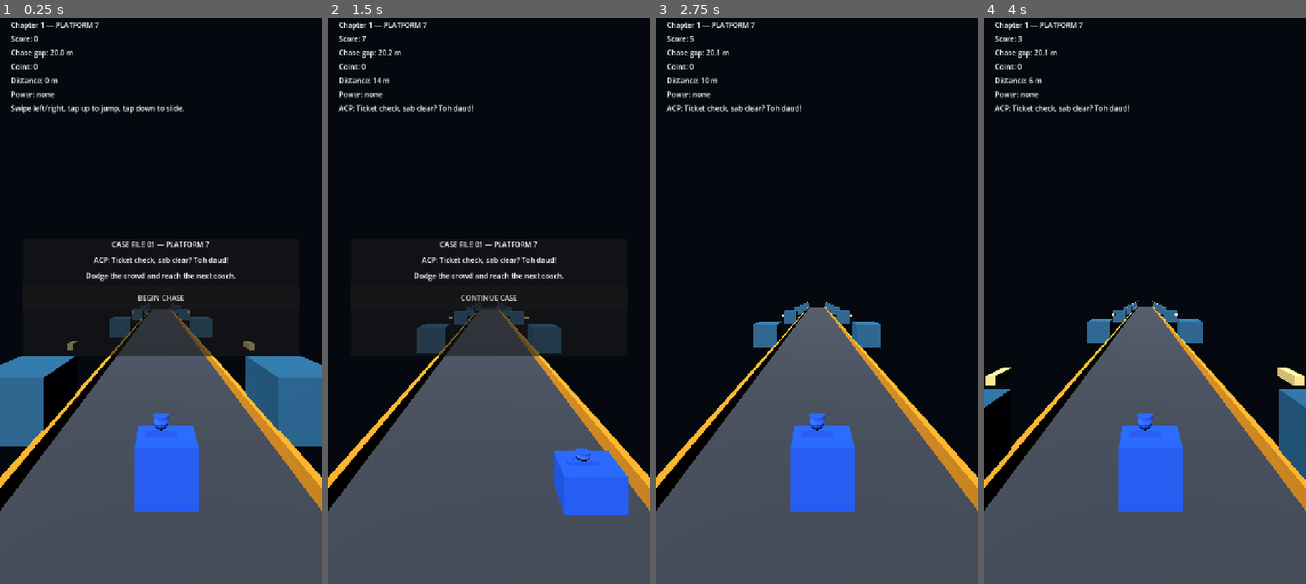
Above: before the commit, frames 1-4 (left to right).
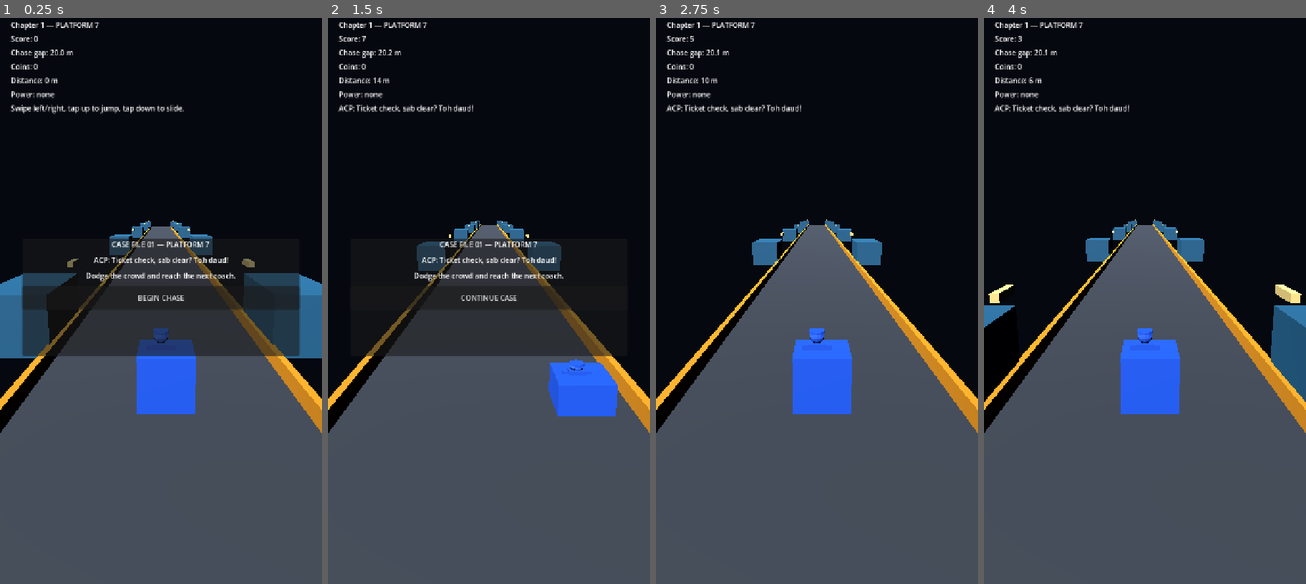
Above: after the commit, the same moments.

Repository: inzyhere/indian-subway-runner
Game: Godot game, scene res://main.tscn
Same seed, same stepped clock (60 frames per second), same inputs: the game is played once before the commit and once after it.
Inputs (mouse positions are in pixels of both pictures, inside the frame that each line leads up to):
- Up to frame 1 (0.25 s): no input
- Up to frame 2 (1.5 s): click "BEGIN CHASE" at 0.5 s; tap Enter at 1.25 s; move the mouse to (559, 267) at 1.27 s; hold Right from 1.28 s (still down); tap Shift at 1.35 s; click (559, 267) at 1.42 s
- Up to frame 3 (2.75 s): tap Space at 1.52 s; release Right at 2 s; click "CONTINUE CASE" at 2 s
- Up to frame 4 (4 s): move the mouse to (1080, 323) at 2.77 s; hold Down 2.78-3.5 s; tap Enter at 2.85 s; tap Space at 3.02 s; click "CONTINUE CASE" at 3.5 s

The runs differ from the first frame. In frame 1, 26% of the frame differs, in the area x 0-100%, y 35-88%; in frame 2, 17%; in frame 3, 23%; in frame 4, 25%.

Commit message:
fix: add camera to tree before look_at

Diff:
--- a/godot/scripts/main.gd
+++ b/godot/scripts/main.gd
@@ -209,8 +209,8 @@
 	_camera = Camera3D.new()
 	_camera.name = "Camera"
 	_camera.position = _camera_base
+	add_child(_camera)
 	_camera.look_at(Vector3(0.0, 1.1, -9.0), Vector3.UP)
-	add_child(_camera)
 
 	_dynamic = Node3D.new()
 	_dynamic.name = "Dynamic"
